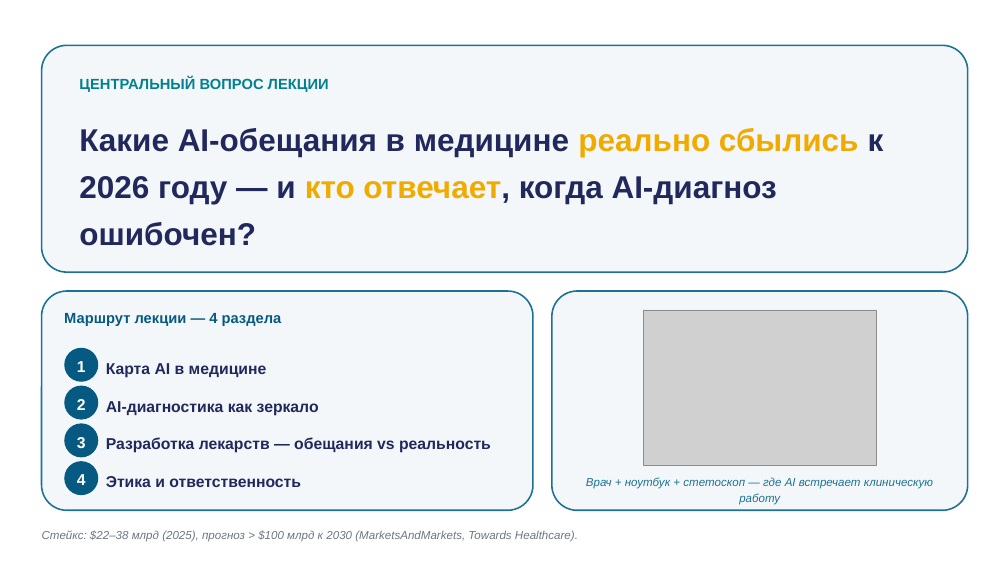
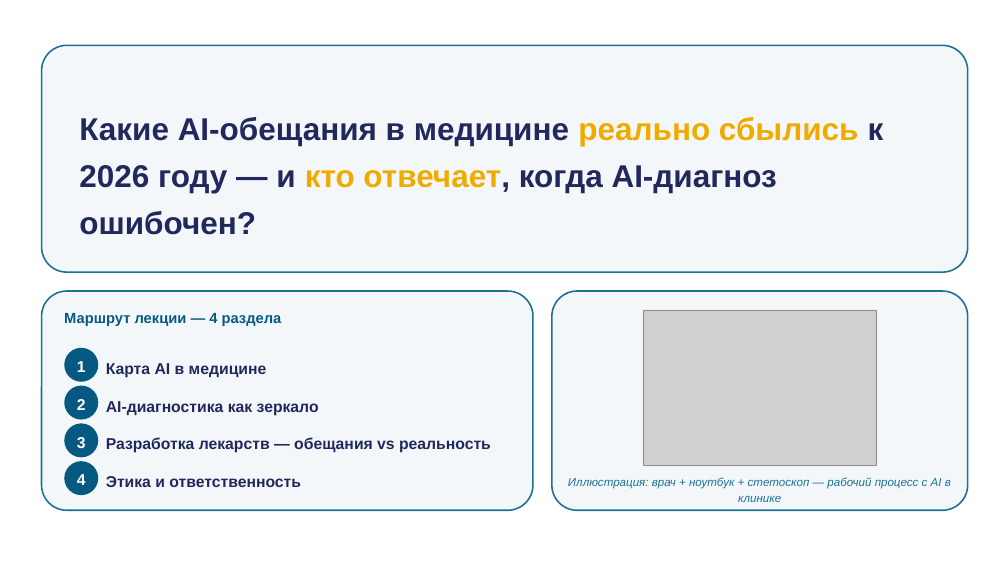
Before and after one commit to tellina-study/AI-usage-lessons, a slide deck: slide 5 of library/lectures/lec-04/rendered/lec-04.pptx. Drawn at 1008x567 pixels with LibreOffice and Linux fonts; fonts in the diff are those of the drawing; grey boxes stand for pictures. Boxes give left, top, right and bottom in pixels: in the first picture for what was removed or moved away, otherwise in the second. Text is boxed around its words. In the diff, an @@ line names an element or a change of style, - is before the commit and + after.

```diff
--- a/library/lectures/lec-04/rendered/lec-04.pptx
+++ b/library/lectures/lec-04/rendered/lec-04.pptx
@@ text "Какие AI-обещания в медицине реально ...": place and size @@
-text "Какие AI-обещания в медицине реально ..." at <box>79,128,884,246</box>
+text "Какие AI-обещания в медицине реально ..." at <box>79,117,884,235</box>
@@ text removed at <box>79,77,329,92</box> @@
-ЦЕНТРАЛЬНЫЙ ВОПРОС ЛЕКЦИИ
@@ text at <box>568,477,951,502</box>: text changed @@
-Врач + ноутбук + стетоскоп — где AI встречает клиническую работу
+Иллюстрация: врач + ноутбук + стетоскоп — рабочий процесс с AI в клинике
@@ text removed at <box>42,530,578,542</box> @@
-Стейкс: $22–38 млрд (2025), прогноз > $100 млрд к 2030 (MarketsAndMarkets, Towards Healthcare).
```
Also in this commit, not shown: 15 other slides changed, 2 slides added, 3 slides removed, 38 other files.
